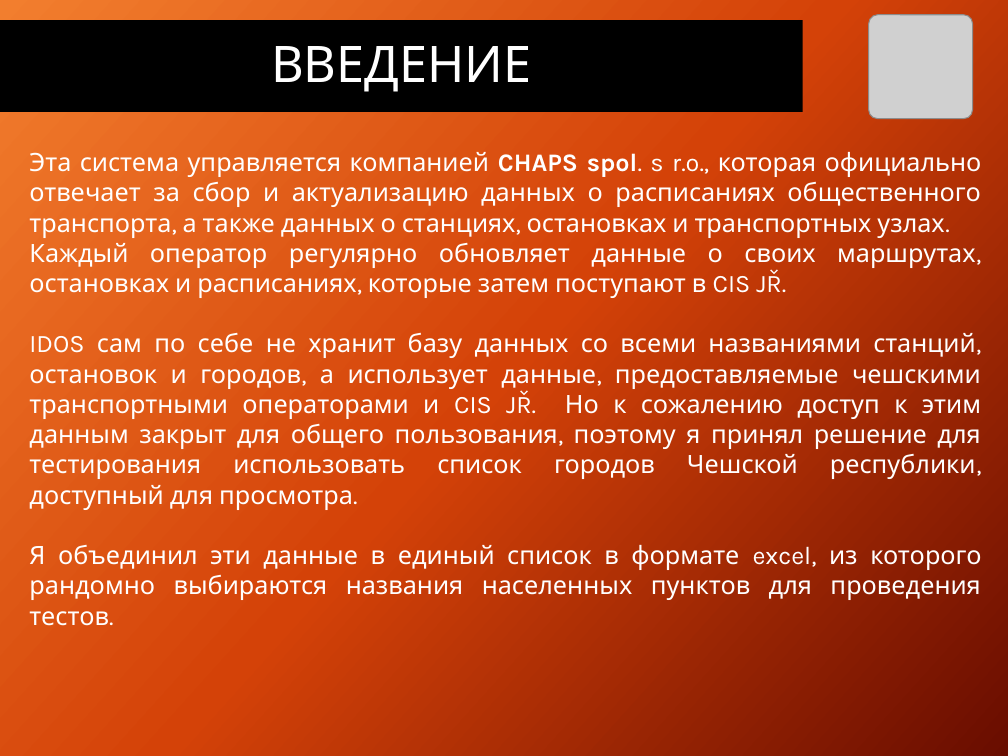
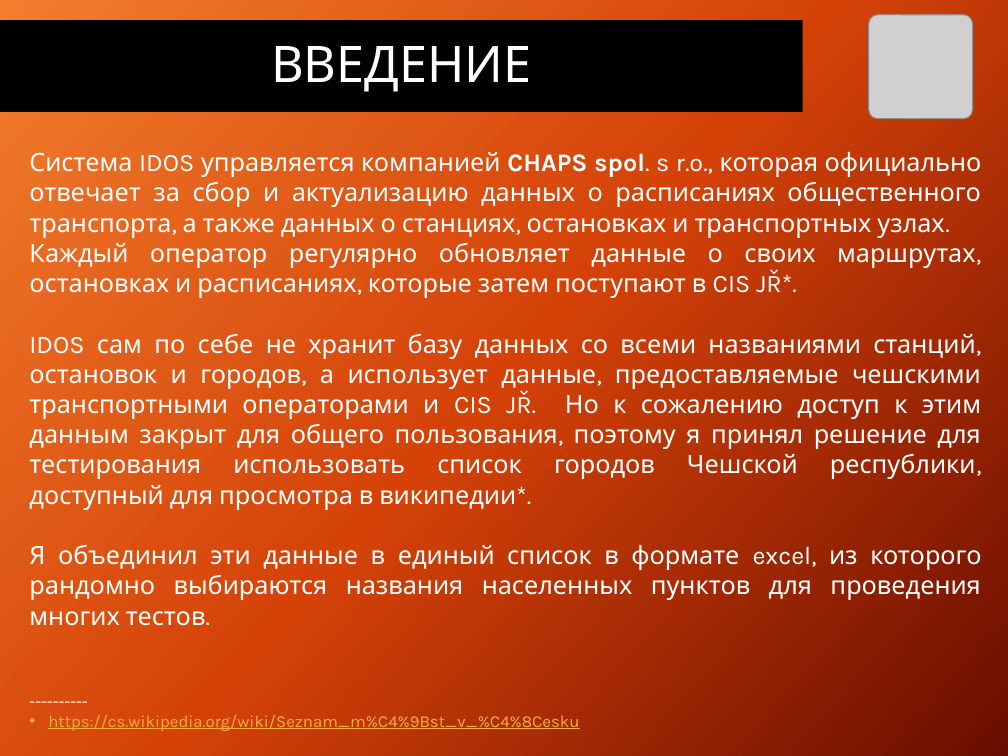
Before and after one commit to AlexDotu/Final_Project_ITStep, a slide deck: slide 5 of IDOS_TestProject_Dotu_Alexandr.pptx. Drawn at 1008x756 pixels with LibreOffice and Linux fonts; fonts in the diff are those of the drawing; grey boxes stand for pictures. Boxes give left, top, right and bottom in pixels: in the first picture for what was removed or moved away, otherwise in the second. Text is boxed around its words. In the diff, an @@ line names an element or a change of style, - is before the commit and + after.

```diff
--- a/IDOS_TestProject_Dotu_Alexandr.pptx
+++ b/IDOS_TestProject_Dotu_Alexandr.pptx
@@ text at (29,152,982,732): text changed @@
-Эта система управляется компанией CHAPS spol. s r.o., которая официально отвечает за сбор и актуализацию данных о расписаниях общественного транспорта, а также данных о станциях, остановках и транспортных узлах.
-Каждый оператор регулярно обновляет данные о своих маршрутах, остановках и расписаниях, которые затем поступают в CIS JŘ.
-IDOS сам по себе не хранит базу данных со всеми названиями станций, остановок и городов, а использует данные, предоставляемые чешскими транспортными операторами и CIS JŘ. Но к сожалению доступ к этим данным закрыт для общего пользования, поэтому я принял решение для тестирования использовать список городов Чешской республики, доступный для просмотра.
-Я объединил эти данные в единый список в формате excel, из которого рандомно выбираются названия населенных пунктов для проведения тестов.
+Система IDOS управляется компанией CHAPS spol. s r.o., которая официально отвечает за сбор и актуализацию данных о расписаниях общественного транспорта, а также данных о станциях, остановках и транспортных узлах.
+Каждый оператор регулярно обновляет данные о своих маршрутах, остановках и расписаниях, которые затем поступают в CIS JŘ*.
+IDOS сам по себе не хранит базу данных со всеми названиями станций, остановок и городов, а использует данные, предоставляемые чешскими транспортными операторами и CIS JŘ. Но к сожалению доступ к этим данным закрыт для общего пользования, поэтому я принял решение для тестирования использовать список городов Чешской республики, доступный для просмотра в википедии*.
+Я объединил эти данные в единый список в формате excel, из которого рандомно выбираются названия населенных пунктов для проведения многих тестов.
+----------
+• https://cs.wikipedia.org/wiki/Seznam_m%C4%9Bst_v_%C4%8Cesku
```
Also in this commit, not shown: 2 other slides changed, 2 slides added.
